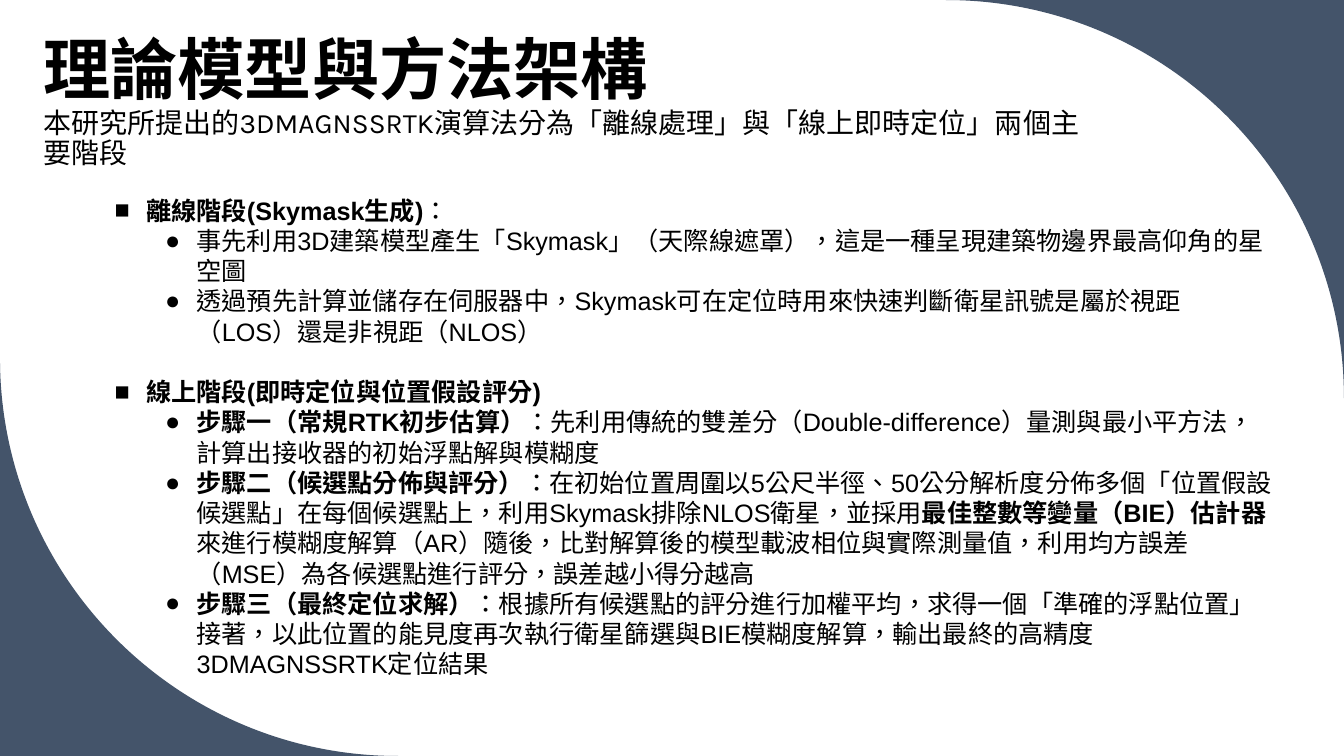
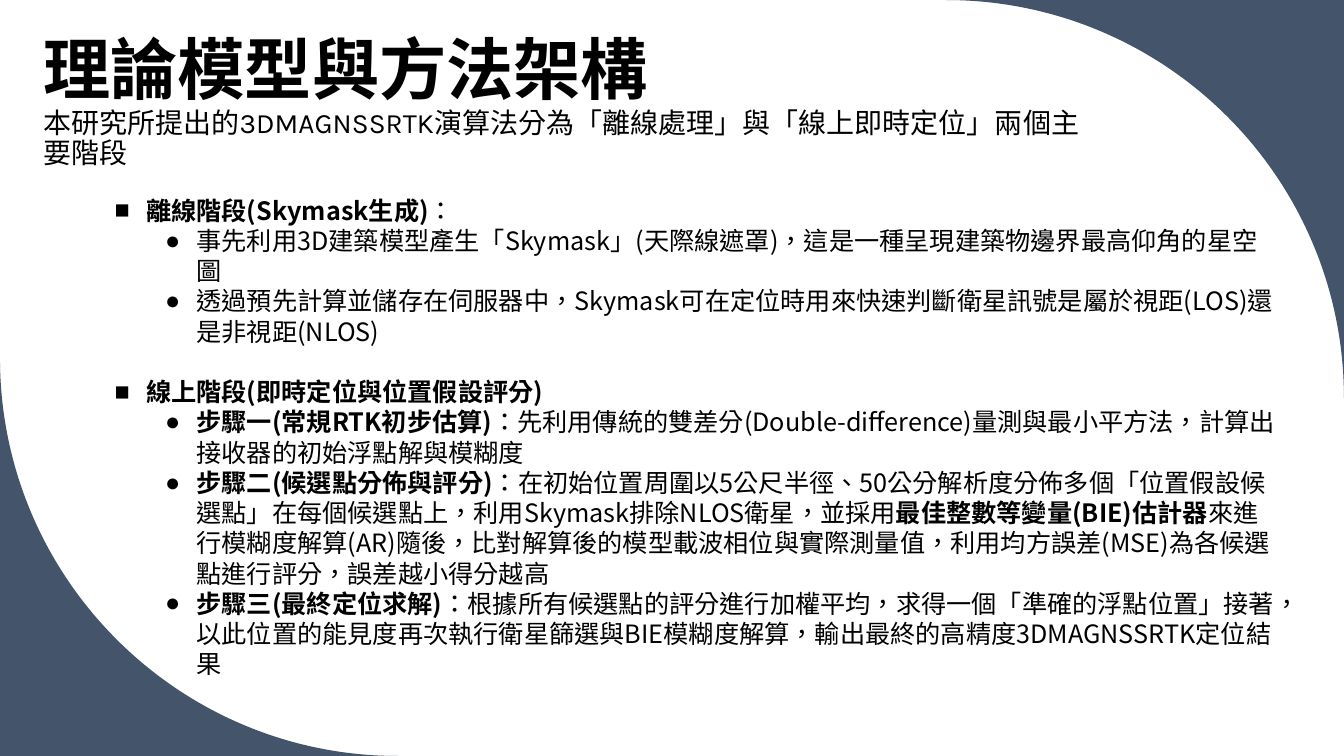
Before and after one commit to cooper35211-max/3D---------GNSS-RTK------------, a slide deck: slide 7 of 3D地圖資料庫輔助GNSSRTK及其在.pptx. Drawn at 1344x756 pixels with LibreOffice and Linux fonts; fonts in the diff are those of the drawing. Boxes give left, top, right and bottom in pixels: in the first picture for what was removed or moved away, otherwise in the second. Text is boxed around its words. In the diff, an @@ line names an element or a change of style, - is before the commit and + after.

```diff
--- a/3D地圖資料庫輔助GNSSRTK及其在.pptx
+++ b/3D地圖資料庫輔助GNSSRTK及其在.pptx
@@ text at [146,198,543,406]: font Arial to Noto Sans CJK SC in "離線階段(Skymask生成)：", "線上階段(即時定位與位置假設評分)" @@
@@ text at [197,224,1273,346]: text changed; font Arial to Noto Sans CJK SC @@
-  ● 事先利用3D建築模型產生「Skymask」（天際線遮罩），這是一種呈現建築物邊界最高仰角的星空圖
-  ● 透過預先計算並儲存在伺服器中，Skymask可在定位時用來快速判斷衛星訊號是屬於視距（LOS）還是非視距（NLOS）
+  ● 事先利用3D建築模型產生「Skymask」(天際線遮罩)，這是一種呈現建築物邊界最高仰角的星空圖
+  ● 透過預先計算並儲存在伺服器中，Skymask可在定位時用來快速判斷衛星訊號是屬於視距(LOS)還是非視距(NLOS)
@@ text at [197,409,1300,645]: text changed; font Arial to Noto Sans CJK SC @@
-  ● 步驟一（常規RTK初步估算）：先利用傳統的雙差分（Double-difference）量測與最小平方法，計算出接收器的初始浮點解與模糊度
-  ● 步驟二（候選點分佈與評分）：在初始位置周圍以5公尺半徑、50公分解析度分佈多個「位置假設候選點」在每個候選點上，利用Skymask排除NLOS衛星，並採用最佳整數等變量（BIE）估計器來進行模糊度解算（AR）隨後，比對解算後的模型載波相位與實際測量值，利用均方誤差（MSE）為各候選點進行評分，誤差越小得分越高
-  ● 步驟三（最終定位求解）：根據所有候選點的評分進行加權平均，求得一個「準確的浮點位置」接著，以此位置的能見度再次執行衛星篩選與BIE模糊度解算，輸出最終的高精度3DMAGNSSRTK定位結果
+  ● 步驟一(常規RTK初步估算)：先利用傳統的雙差分(Double-difference)量測與最小平方法，計算出接收器的初始浮點解與模糊度
+  ● 步驟二(候選點分佈與評分)：在初始位置周圍以5公尺半徑、50公分解析度分佈多個「位置假設候選點」在每個候選點上，利用Skymask排除NLOS衛星，並採用最佳整數等變量(BIE)估計器來進行模糊度解算(AR)隨後，比對解算後的模型載波相位與實際測量值，利用均方誤差(MSE)為各候選點進行評分，誤差越小得分越高
+  ● 步驟三(最終定位求解)：根據所有候選點的評分進行加權平均，求得一個「準確的浮點位置」接著，以此位置的能見度再次執行衛星篩選與BIE模糊度解算，輸出最終的高精度3DMAGNSSRTK定位結果
```
Also in this commit, not shown: 5 other slides changed, 2 slides added, 2 other files.
